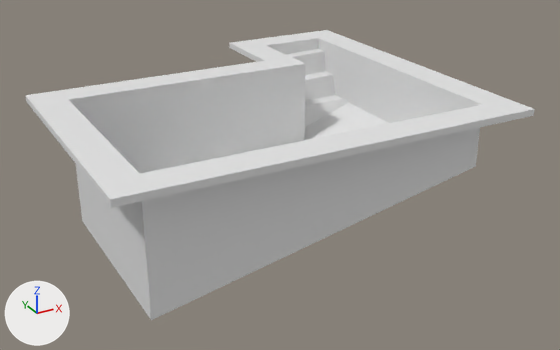
What one commit did to the FBX model Pool Rules/Assets/Models/Adult Pool.fbx.
Both versions are drawn from a camera (50 mm lens) standing at (-19.91, -18.03, 8.89) and looking at (-6.76, 5.88, -3.07). Lighting does not change. The marker at lower left points along +X, +Y and +Z. Where no turn or scale is listed for an object, it has been applied to the vertices.

In view in the first picture: 'Adult pool'.
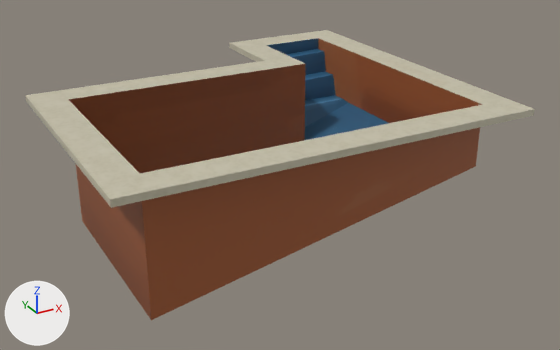
Edits to the bpy script that builds the scene:
```text
Add img_adult_pool_texture_png:
    img_adult_pool_texture_png = load_image('adult pool texture.png', '../Textures/adult pool texture.png', 1024, 1024, 'sRGB')
Add mat_material_006:
    mat_material_006 = principled_material('Material.006')
    mat_material_006.texture = img_adult_pool_texture_png
Change me_plane_002:
    where me_plane_002.from_pydata(...)  # 50 vertices, 50 faces; spans x -15.0..0.0, y 0.0..13.5, z -4.6..0.2
    add me_plane_002.materials.append(mat_material_006)  # picture img_adult_pool_texture_png
```

Changed parts and their boxes (x1, y1, x2, y2) in the pictures (560 x 350 px):
'Adult pool', recoloured: (25, 30, 535, 320) in both
